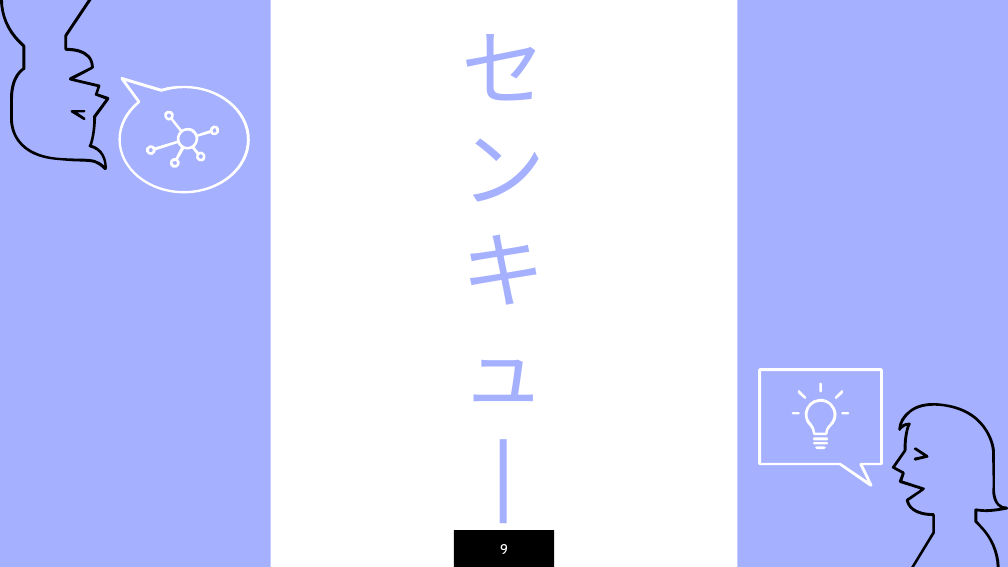
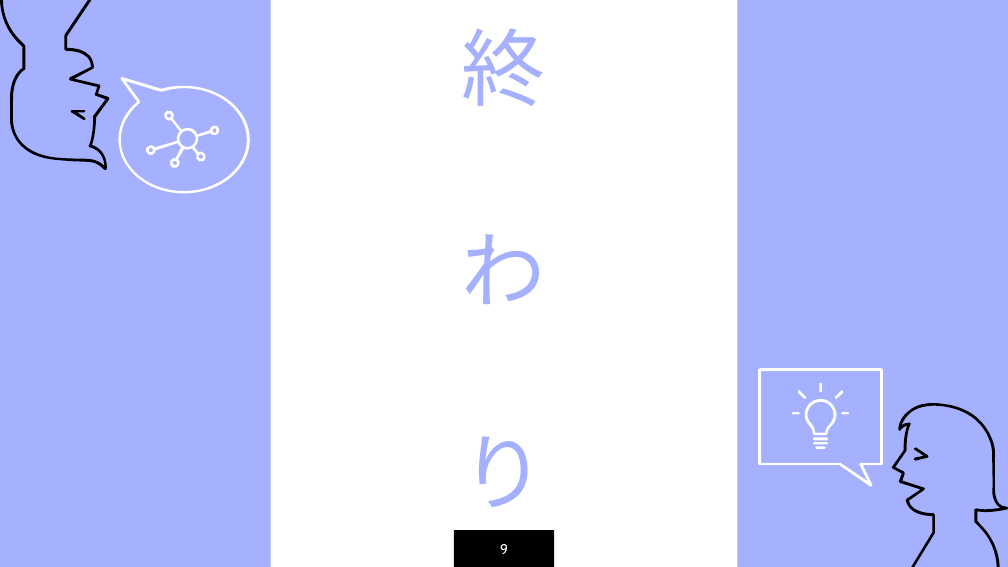
Before and after one commit to yusuke29/GR, a slide deck: slide 9 of 中間発表パワポ.pptx. Drawn at 1008x567 pixels with LibreOffice and Linux fonts; fonts in the diff are those of the drawing. Boxes give left, top, right and bottom in pixels: in the first picture for what was removed or moved away, otherwise in the second. Text is boxed around its words. In the diff, an @@ line names an element or a change of style, - is before the commit and + after.

```diff
--- a/中間発表パワポ.pptx
+++ b/中間発表パワポ.pptx
@@ text at (x1=462, y1=28, x2=546, y2=507): text changed @@
-セ
-ン
-キ
-ュ
-❘
+終
+わ
+り
```
Also in this commit, not shown: 2 other slides changed.
